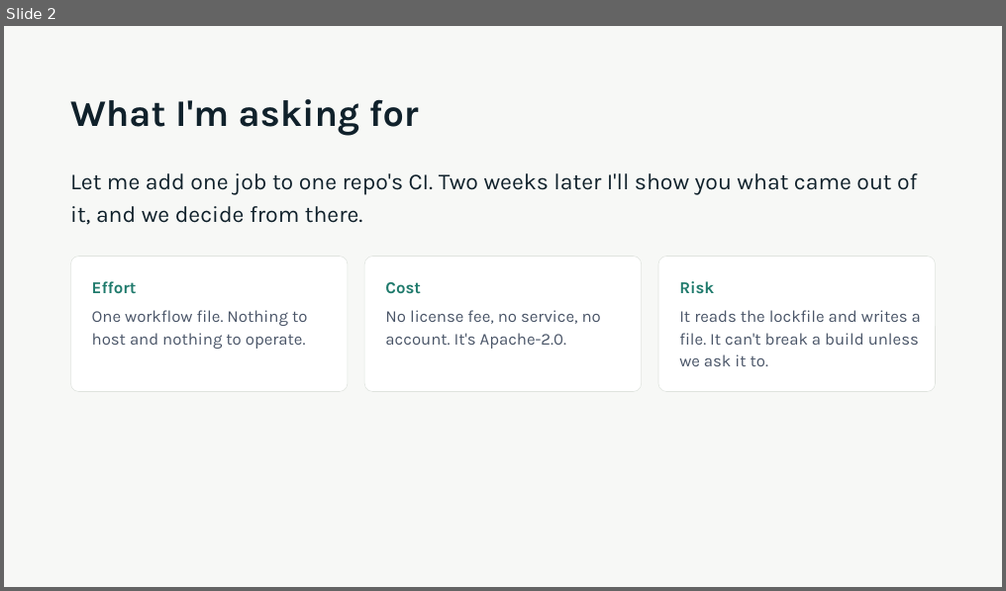
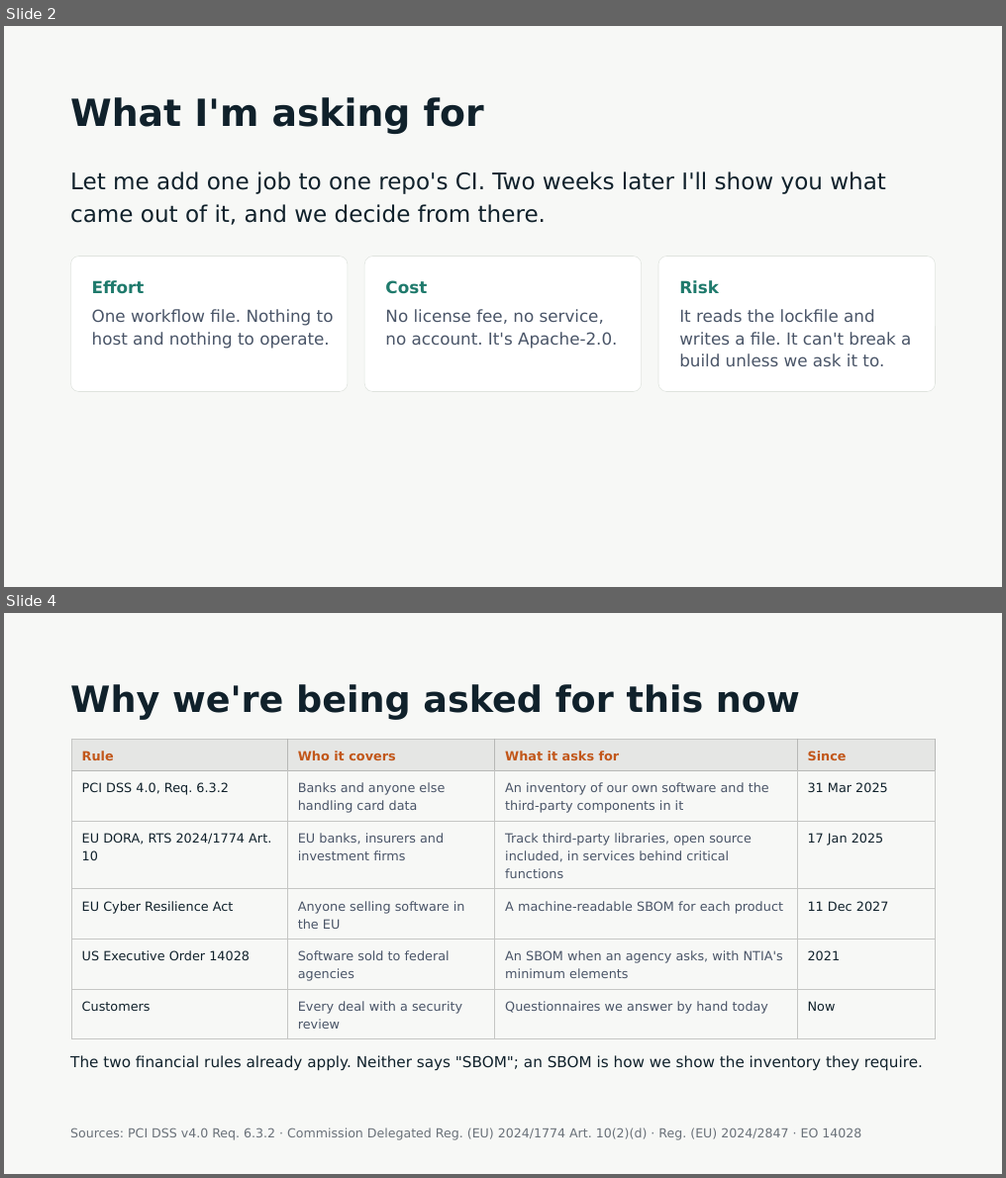
Before and after one commit to actions-marketplace-validations/millsks_pixi-sbom, a slide deck: docs/presentations/engineering-management/pixi-sbom-engineering.pptx. Shown one above the other, each under a label of ours: slide 2 before the commit, slides 2 and 4 after it; the slides between them are not shown. The pictures are 1006x591 and 1006x1178 pixels, drawn with LibreOffice and Linux fonts; fonts in the diff are those of the drawing. Boxes give left, top, right and bottom in pixels: in the first picture for what was removed or moved away, otherwise in the second. Text is boxed around its words. In the diff, an @@ line names an element or a change of style, - is before the commit and + after.

```diff
--- a/docs/presentations/engineering-management/pixi-sbom-engineering.pptx
+++ b/docs/presentations/engineering-management/pixi-sbom-engineering.pptx
@@ slide 4 added at bbox=[4, 613, 1002, 1174], background #F7F8F6 @@
@@ title added at bbox=[70, 684, 800, 720], 34.8 pt, text #10212B, bold @@
+Why we're being asked for this now
@@ table added at bbox=[71, 739, 936, 1033], 6 rows, 4 columns @@
+Rule | Who it covers | What it asks for | Since
+PCI DSS 4.0, Req. 6.3.2 | Banks and anyone else handling card data | An inventory of our own software and the third-party components in it | 31 Mar 2025
+EU DORA, RTS 2024/1774 Art. 10 | EU banks, insurers and investment firms | Track third-party libraries, open source included, in services behind critical functions | 17 Jan 2025
+EU Cyber Resilience Act | Anyone selling software in the EU | A machine-readable SBOM for each product | 11 Dec 2027
+US Executive Order 14028 | Software sold to federal agencies | An SBOM when an agency asks, with NTIA's minimum elements | 2021
+Customers | Every deal with a security review | Questionnaires we answer by hand today | Now
@@ text added at bbox=[70, 1056, 923, 1070], 14.5 pt, text #10212B @@
+The two financial rules already apply. Neither says "SBOM"; an SBOM is how we show the inventory they require.
@@ text added at bbox=[70, 1128, 861, 1141], 12 pt, text #6A7179 @@
+Sources: PCI DSS v4.0 Req. 6.3.2 · Commission Delegated Reg. (EU) 2024/1774 Art. 10(2)(d) · Reg. (EU) 2024/2847 · EO 14028
@@ slide 2 changed as well @@
@@ font Karla to DejaVu Sans in 8 elements at bbox=[70, 172, 886, 225], bbox=[92, 280, 145, 294], bbox=[385, 280, 427, 294], bbox=[679, 280, 719, 294], bbox=[679, 309, 911, 367], bbox=[92, 309, 334, 349], bbox=[385, 309, 617, 349], bbox=[70, 97, 484, 134] @@
```
Also in this commit, not shown: 10 other slides changed, 1 slide removed, 16 other files.
